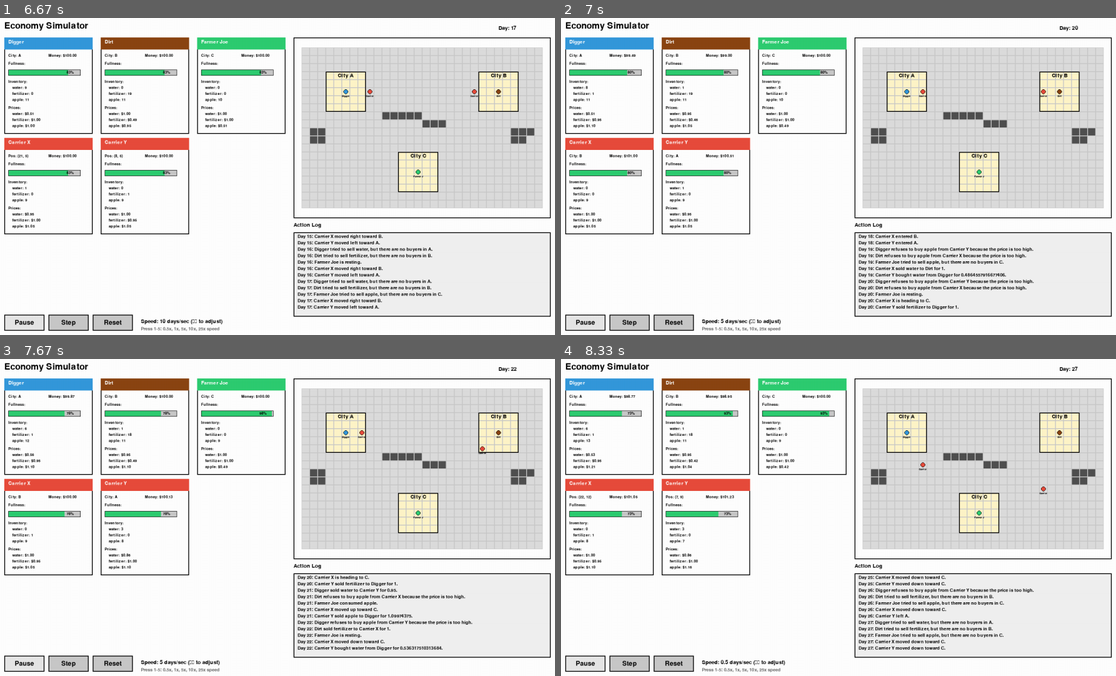
Above: before the commit, frames 1-4 (two rows, left to right).
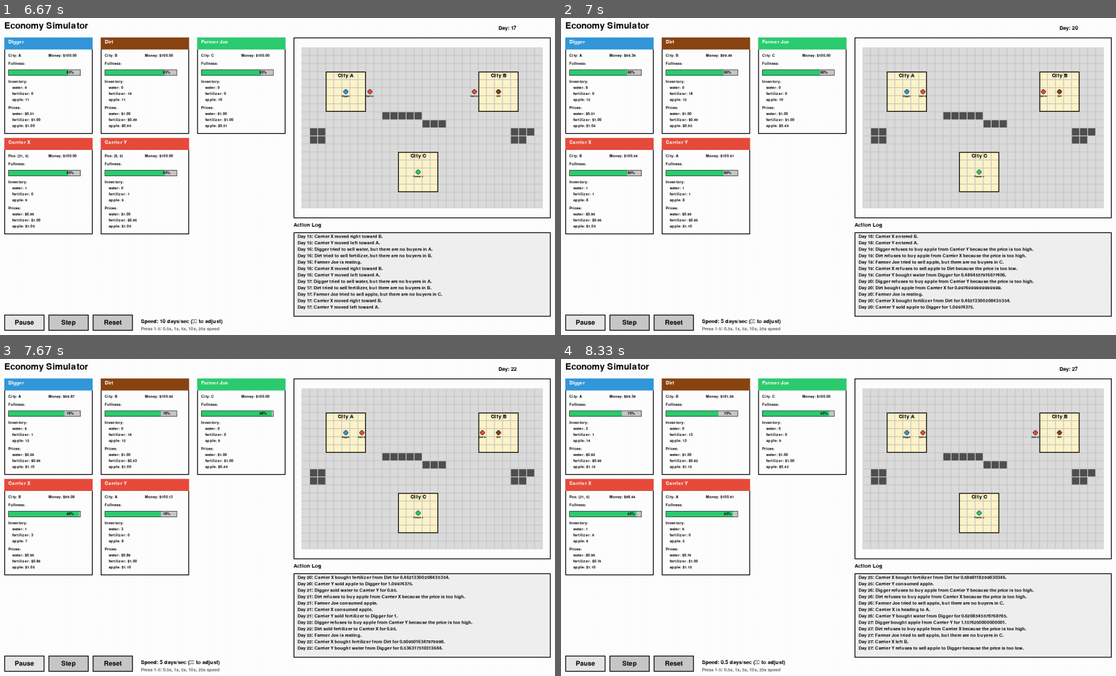
Above: after the commit, the same moments.

Repository: KentShikama/economy-simulator
Game: pygame game, started from economy-simulator-gui/pygame_gui.py
Same seed, same stepped clock (60 frames per second), same inputs: the game is played once before the commit and once after it.
Inputs:
- Up to frame 1 (6.67 s): click "Step" at 0.38 s; click "Step" at 0.72 s; hold Up 1-1.47 s; tap 4 at 1.15, 2.38, 3.45, 4.58, 5.65 s; hold Down 1.5-1.8 s; tap 1 at 1.65, 2.78, 3.85, 6.05 s; hold Up 1.83-2.2 s; tap 3 at 1.98, 3.12, 4.25, 5.25, 6.38 s; hold Down 2.23-2.6 s; hold Up 2.63-2.93 s; hold Down 2.97-3.27 s; hold Up 3.3-3.67 s; hold Down 3.7-4.07 s; hold Up 4.1-4.4 s; hold Down 4.43-4.73 s; click "Play" at 4.82 s; hold Up 5.1-5.47 s; hold Down 5.5-5.87 s; hold Up 5.9-6.2 s; hold Down 6.23-6.53 s; hold Up from 6.57 s (still down)
- Up to frame 2 (7 s): tap 4 at 6.72 s; release Up at 6.93 s; hold Down from 6.97 s (still down)
- Up to frame 3 (7.67 s): tap 1 at 7.12 s; release Down at 7.33 s; hold Up from 7.37 s (still down); tap 3 at 7.52 s
- Up to frame 4 (8.33 s): release Up at 7.67 s; hold Down 7.7-8 s; tap 4 at 7.85 s; hold Up from 8.03 s (still down); tap 1 at 8.18 s

Frame 1 is identical in both runs. In frame 2, 0.7% of the frame differs, in the area x 4-84%, y 11-93%; in frame 3, 0.7%; in frame 4, 1.6%, in the area x 3-88%, y 11-92%.

Commit message:
Simplify move logic

Diff:
--- a/economy-simulator-gui/simulator.py
+++ b/economy-simulator-gui/simulator.py
@@ -473,7 +473,6 @@
                             if profit_margin > 0:
                                 weights[i] = max(1, int(profit_margin * 10))
             elif 'move_to_' in action:
-                # Choose destination cities based on potential profit opportunities
                 destination_city = action.split('_')[-1]
 
                 # Don't move to the city we're already in
@@ -481,30 +480,16 @@
                     weights[i] = 0
                     continue
 
-                # Calculate potential profit from trading in destination city
-                destination_people = [p for p in other_people if p.city == destination_city]
-                if destination_people:
-                    potential_profit = 0
-
-                    # Check buy opportunities (items we can buy cheap here and sell there)
-                    for item in ['water', 'fertilizer', 'apple']:
-                        if other_people_in_city:
-                            sellers_here = [p for p in other_people_in_city if p.inventory[item] > 0]
-                            if sellers_here:
-                                min_price_here = min(p.prices[item] for p in sellers_here)
-                                max_price_there = max(p.prices[item] for p in destination_people)
-                                if max_price_there > min_price_here:
-                                    potential_profit += (max_price_there - min_price_here)
-
-                    # Check sell opportunities (items we have that we can sell there)
-                    for item in ['water', 'fertilizer', 'apple']:
-                        if self.inventory[item] > 0:
-                            max_price_there = max(p.prices[item] for p in destination_people)
-                            potential_profit += max_price_there * min(self.inventory[item], 5)
-
-                    # Weight based on potential profit
-                    if potential_profit > 0:
-                        weights[i] = max(1, int(potential_profit))
+                # If we already have this city as our target, heavily weight continuing toward it
+                if self.target_city == destination_city:
+                    weights[i] = 10  # High weight for persistence
+                else:
+                    # Basic weight for new destinations when not currently traveling
+                    if self.target_city is None:
+                        weights[i] = 1
+                    else:
+                        # No changing destination mid-journey
+                        weights[i] = 0
 
         return weights
 
